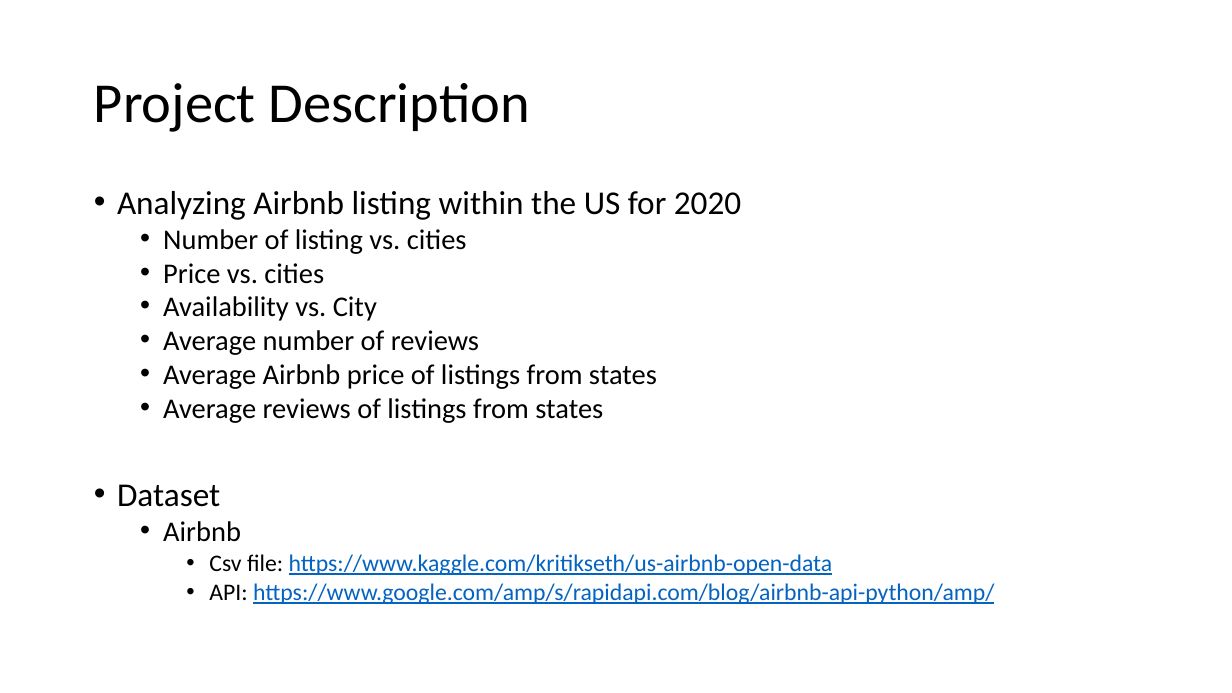
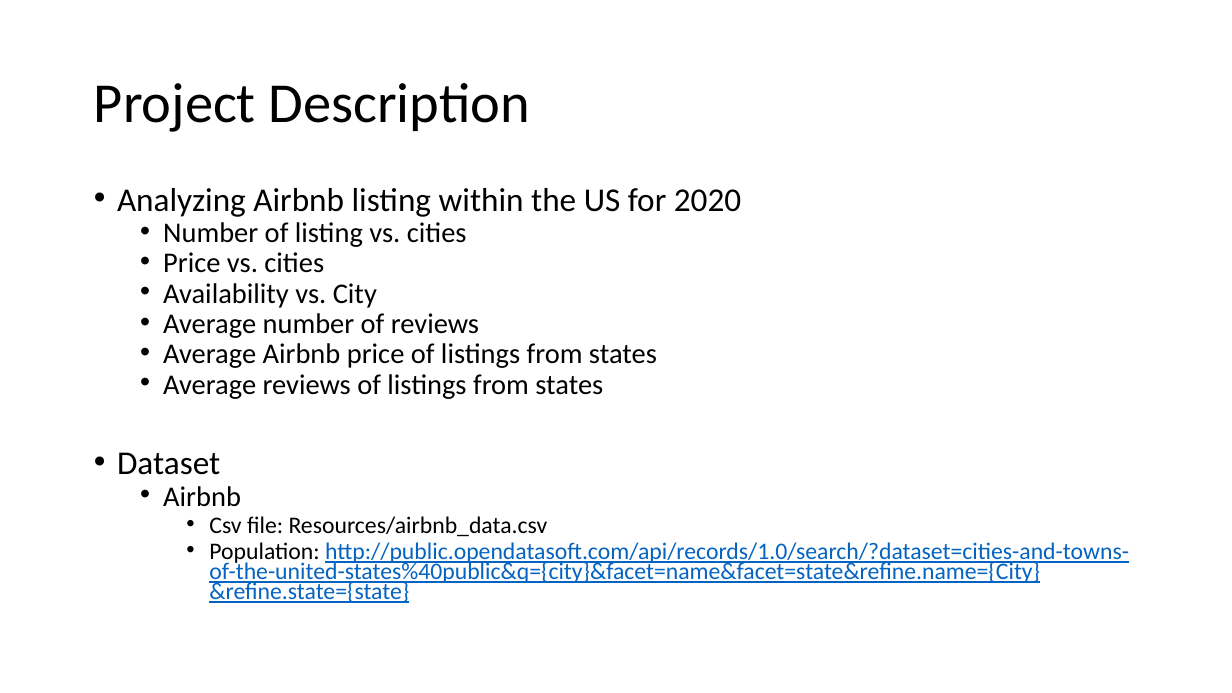
Before and after one commit to marieprosper77/Project1_Diplodocus_2, a slide deck: slide 2 of Diplodocus Team.pptx. Drawn at 1232x693 pixels with LibreOffice and Linux fonts; fonts in the diff are those of the drawing. Boxes give left, top, right and bottom in pixels: in the first picture for what was removed or moved away, otherwise in the second. Text is boxed around its words. In the diff, an @@ line names an element or a change of style, - is before the commit and + after.

```diff
--- a/Diplodocus Team.pptx
+++ b/Diplodocus Team.pptx
@@ text at (117, 188, 741, 506): line spacing 0.8 to 0.7 @@
@@ text at (209, 516, 1129, 603): text changed @@
-    • Csv file: https://www.kaggle.com/kritikseth/us-airbnb-open-data
-    • API: https://www.google.com/amp/s/rapidapi.com/blog/airbnb-api-python/amp/
+    • Csv file: Resources/airbnb_data.csv
+    • Population: http://public.opendatasoft.com/api/records/1.0/search/?dataset=cities-and-towns-of-the-united-states%40public&q={city}&facet=name&facet=state&refine.name={City}&refine.state={state}
```
Also in this commit, not shown: 1 slide added, 2 other files.
